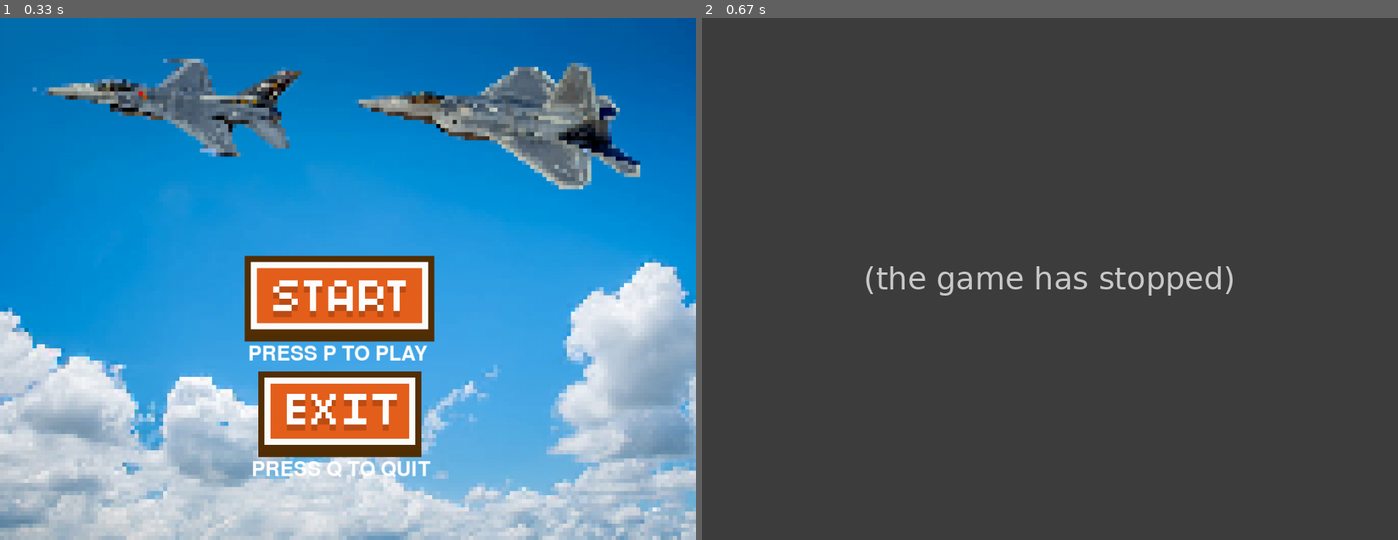
Above: before the commit, frames 1-2 (left to right).
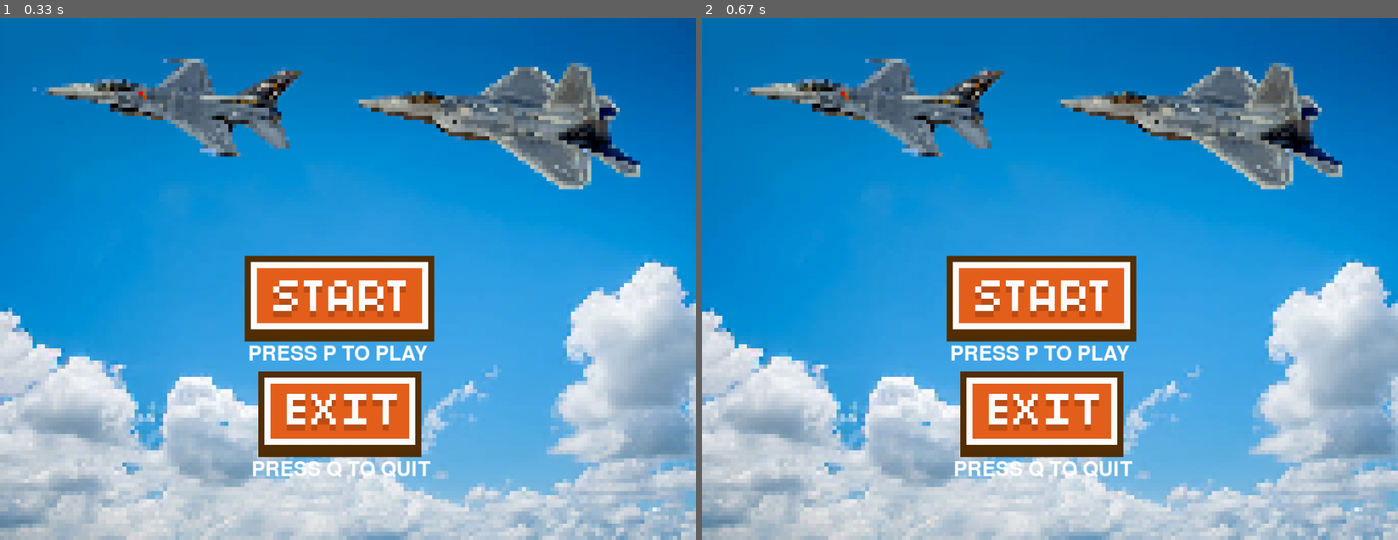
Above: after the commit, the same moments.

Repository: NezirNezirevic1054620/pygame_app
Game: pygame game, started from game.py
Same seed, same stepped clock (60 frames per second), same inputs: the game is played once before the commit and once after it.
Inputs:
- Up to frame 1 (0.33 s): no input
- Up to frame 2 (0.67 s): hold M from 0.33 s (still down)

Frame 1 is identical in both runs. In frame 2, 99% of the frame differs, in the area x 0-100%, y 0-100%.
Error before the commit: TypeError: start_screen() missing 1 required positional argument: 'canvas' (game.py line 45); the game stopped at 0.33 s (later frames are placeholders)

Commit message:
refactor code

Diff:
--- a/classes/button.py
+++ b/classes/button.py
@@ -12,9 +12,7 @@
         self.rect.topleft = (x, y)
 
     def draw(self, canvas):
-        action = False
+        # draw button on screen
+        draw_button = canvas.blit(self.image, (self.rect.x, self.rect.y))
 
-        # draw button on screen
-        canvas.blit(self.image, (self.rect.x, self.rect.y))
-
-        return action
+        return draw_button
--- a/classes/plane.py
+++ /dev/null
@@ -1,27 +0,0 @@
-# import pygame
-#
-# plane_x = 100
-# plane_y = 300
-# flying = False
-# gravity = 0.1
-# friendly = pygame.transform.scale(pygame.image.load('vliegtuigje2.png'), (80, 60))
-# y_speed = 0
-#
-# class Plane:
-#
-#     def __init__():
-#
-#
-#     def draw_plane(canvas):
-#         plane = pygame.draw.circle(canvas, 'black',(plane_x, plane_y), 20)
-#         canvas.blit(friendly, (plane_x - 40, plane_y - 30))
-#         return plane
-#
-#     def move_plane(y_pos, speed, fly):
-#         if fly:
-#             speed += gravity
-#         else:
-#             speed -= gravity
-#         y_pos -= speed
-#         return y_pos, speed
-#
--- a/classes/text.py
+++ b/classes/text.py
@@ -14,6 +14,6 @@
 
     def draw(self, canvas):
         text = self.font.render(self.text, True, self.text_color)
-        action = canvas.blit(text, (self.x, self.y))
+        draw_text = canvas.blit(text, (self.x, self.y))
 
-        return action
+        return draw_text
--- a/game.py
+++ b/game.py
@@ -42,9 +42,7 @@
                 pygame.display.flip()
             if event.key == pygame.K_m:
                 press_button_sound()
-                start_screen(
-
-                )
+                start_screen(canvas=canvas)
                 pygame.display.flip()
             if event.key == pygame.K_r:
                 press_button_sound()
